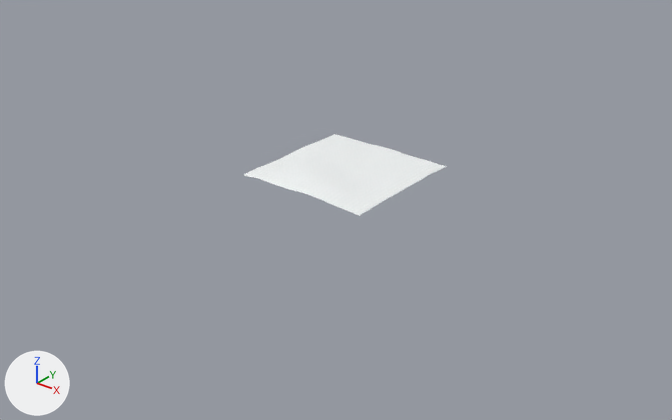
Before and after pictures for a commit that changed the Blender file Models/blend/Terrain.blend.
The view is the same before and after, from a camera (50 mm lens) standing at (546.0, -699.0, 385.0) and looking at (4.0, -21.0, -36.0). Lighting does not change. The marker at lower left points along +X, +Y and +Z.

In view in the first picture: 'Terrain'.
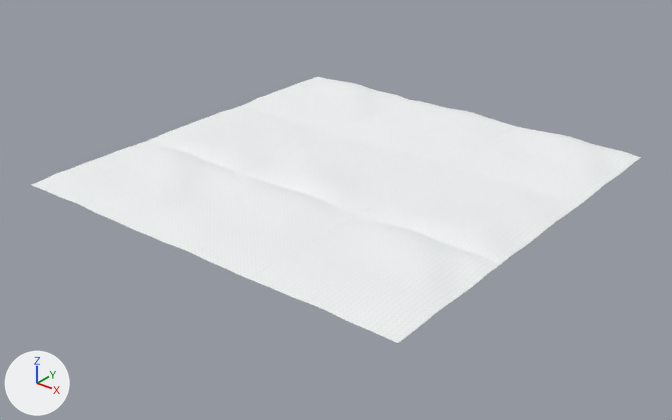
Where the change shows, as pixel boxes (x1, y1, x2, y2) in the pictures (672 x 420 px):
```json
{"object": "Terrain.008", "change": "added", "after": [249, 216, 501, 343]}
{"object": "Terrain.002", "change": "added", "after": [129, 175, 359, 279]}
{"object": "Terrain.004", "change": "added", "after": [360, 166, 579, 264]}
{"object": "Terrain.005", "change": "added", "after": [31, 142, 242, 227]}
{"object": "Terrain.006", "change": "added", "after": [447, 127, 641, 205]}
{"object": "Terrain.003", "change": "added", "after": [146, 106, 334, 175]}
{"object": "Terrain.001", "change": "added", "after": [336, 100, 516, 166]}
{"object": "Terrain.007", "change": "added", "after": [240, 77, 409, 134]}
```

Edits to the scene script, one JSON object a line:
```json
{"op": "add", "block": "me_плоскость_007", "code": ["me_плоскость_007 = bpy.data.meshes.new('Плоскость.007')", "me_плоскость_007.from_pydata(...)  # 1156 vertices, 1089 faces; spans x -1.0..1.0, y -1.0..1.0, z 0.0..0.1", "me_плоскость_007.materials.append(mat_mat_snow)  # picture img_text_snow"]}
{"op": "add", "block": "me_плоскость_006", "code": ["me_плоскость_006 = bpy.data.meshes.new('Плоскость.006')", "me_плоскость_006.from_pydata(...)  # 1156 vertices, 1089 faces; spans x -1.0..1.0, y -1.0..1.0, z 0.0..0.1", "me_плоскость_006.materials.append(mat_mat_snow)  # picture img_text_snow"]}
{"op": "add", "block": "ob_terrain_004", "code": ["ob_terrain_004 = bpy.data.objects.new('Terrain.004', me_плоскость_007)", "ob_terrain_004.location = (150.0, 0.0, 0.0)", "ob_terrain_004.scale = (75.0, 75.0, 75.0)"]}
{"op": "add", "block": "ob_terrain_003", "code": ["ob_terrain_003 = bpy.data.objects.new('Terrain.003', me_плоскость_007)", "ob_terrain_003.location = (-150.0, 0.0, 0.0)", "ob_terrain_003.scale = (75.0, 75.0, 75.0)"]}
{"op": "add", "block": "ob_terrain_002", "code": ["ob_terrain_002 = bpy.data.objects.new('Terrain.002', me_плоскость_006)", "ob_terrain_002.location = (0.0, -150.0, 0.0)", "ob_terrain_002.scale = (75.0, 75.0, 75.0)"]}
{"op": "add", "block": "ob_terrain_001", "code": ["ob_terrain_001 = bpy.data.objects.new('Terrain.001', me_плоскость_006)", "ob_terrain_001.location = (0.0, 150.0, 0.0)", "ob_terrain_001.scale = (75.0, 75.0, 75.0)"]}
{"op": "add", "block": "ob_terrain_008", "code": ["ob_terrain_008 = bpy.data.objects.new('Terrain.008', me_плоскость)", "ob_terrain_008.location = (150.0, -150.0, 0.0)", "ob_terrain_008.rotation_euler = (0.0, 0.0, -3.142)  # degrees (0, 0, -180)", "ob_terrain_008.scale = (75.0, 75.0, 75.0)"]}
{"op": "add", "block": "ob_terrain_007", "code": ["ob_terrain_007 = bpy.data.objects.new('Terrain.007', me_плоскость)", "ob_terrain_007.location = (-150.0, 150.0, 0.0)", "ob_terrain_007.rotation_euler = (0.0, 0.0, -3.142)  # degrees (0, 0, -180)", "ob_terrain_007.scale = (75.0, 75.0, 75.0)"]}
{"op": "add", "block": "ob_terrain_006", "code": ["ob_terrain_006 = bpy.data.objects.new('Terrain.006', me_плоскость)", "ob_terrain_006.location = (150.0, 150.0, 0.0)", "ob_terrain_006.rotation_euler = (0.0, 0.0, -3.142)  # degrees (0, 0, -180)", "ob_terrain_006.scale = (75.0, 75.0, 75.0)"]}
{"op": "add", "block": "ob_terrain_005", "code": ["ob_terrain_005 = bpy.data.objects.new('Terrain.005', me_плоскость)", "ob_terrain_005.location = (-150.0, -150.0, 0.0)", "ob_terrain_005.rotation_euler = (0.0, 0.0, -3.142)  # degrees (0, 0, -180)", "ob_terrain_005.scale = (75.0, 75.0, 75.0)"]}
```
